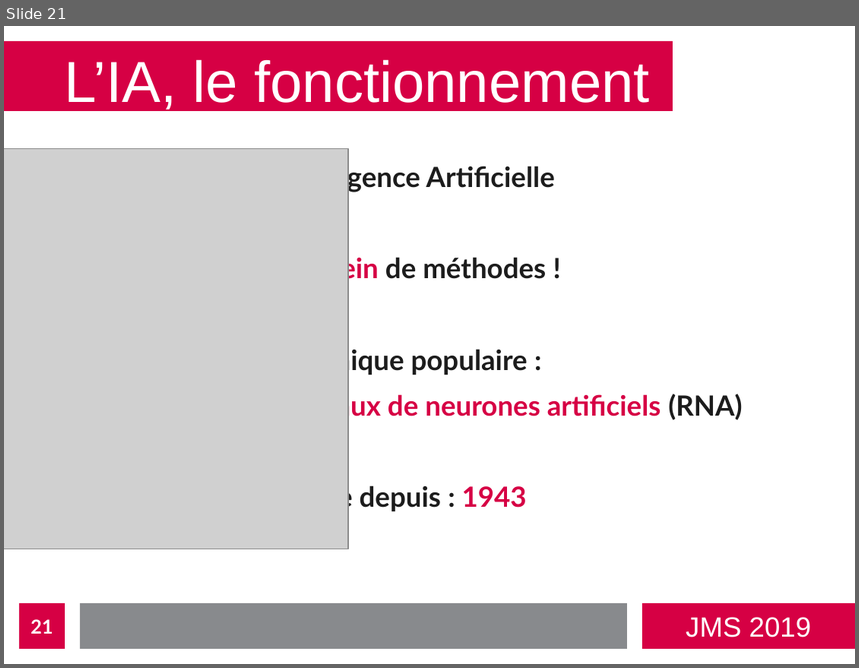
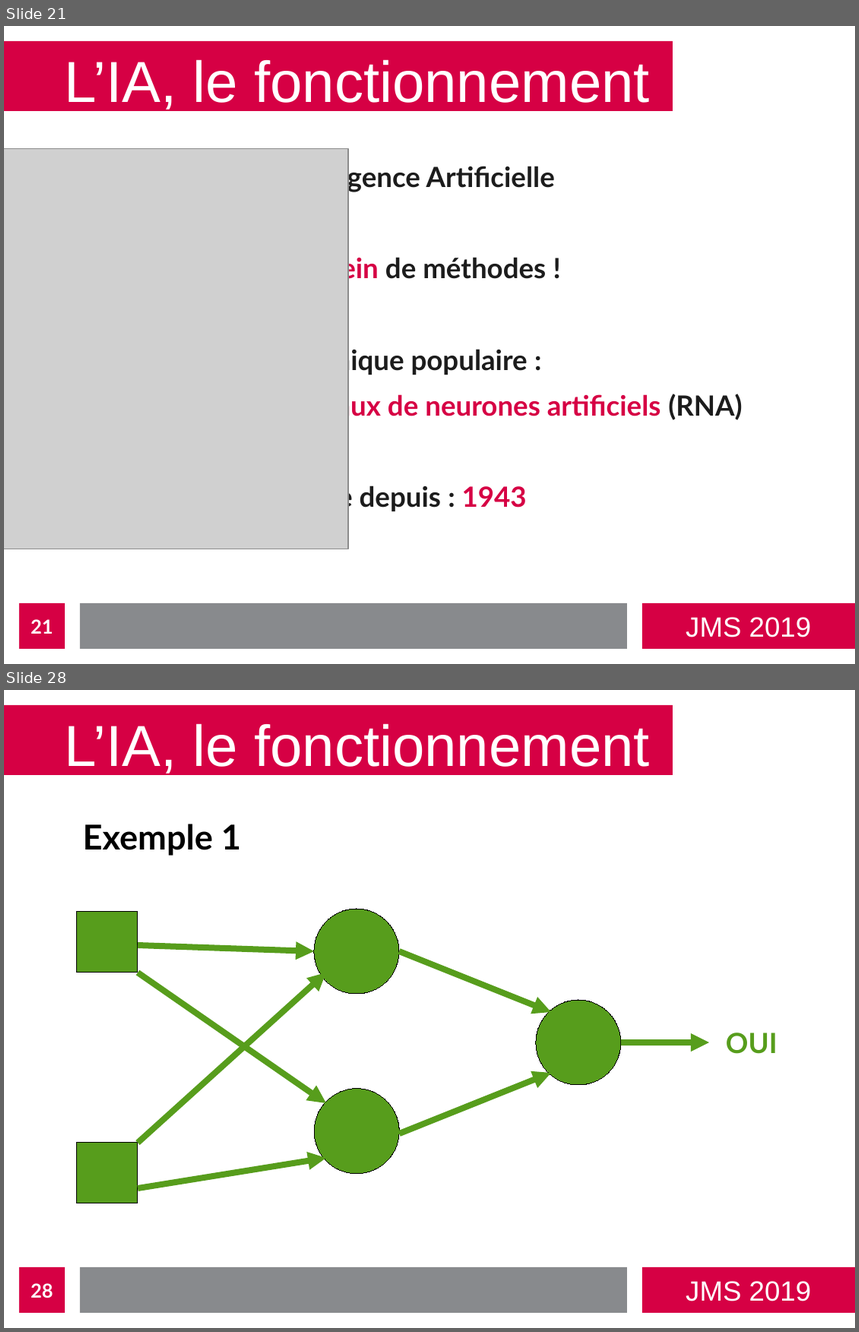
Before and after one commit to bastienvanderplaetse/JMS-2019, a slide deck: presentation.odp. Shown one above the other, each under a label of ours: slide 21 before the commit, slides 21 and 28 after it; the slides between them are not shown. The pictures are 859x668 and 859x1332 pixels, drawn with LibreOffice and Linux fonts; fonts in the diff are those of the drawing; grey boxes stand for pictures. Boxes give left, top, right and bottom in pixels: in the first picture for what was removed or moved away, otherwise in the second. Text is boxed around its words. In the diff, an @@ line names an element or a change of style, - is before the commit and + after.

Commit message:
Exemple RNA

```diff
--- a/presentation.odp
+++ b/presentation.odp
@@ slide 28 added at <box>4,690,855,1328</box>, background #FFFFFF; not listed: 4 template elements that a slide beside it also shows @@
@@ title added at <box>65,723,650,777</box>, 54 pt, text #FFFFFF @@
+L’IA, le fonctionnement
@@ text added at <box>83,824,241,856</box>, 32 pt, text #000000, bold @@
+Exemple 1
@@ rectangle added at <box>77,912,138,973</box>, fill #579D1C, outline #000000 0 pt @@
@@ ellipse added at <box>315,909,399,993</box>, fill #579D1C, outline #000000 0 pt @@
@@ arrow added from (138, 945) to (315, 952), #579D1C 5.67 pt @@
@@ arrow added from (399, 952) to (552, 1012), #579D1C 5.67 pt @@
@@ arrow added from (138, 973) to (326, 1103), #579D1C 5.67 pt @@
@@ arrow added from (138, 1144) to (326, 973), #579D1C 5.67 pt @@
@@ ellipse added at <box>536,1001,621,1085</box>, fill #579D1C, outline #000000 0 pt @@
@@ arrow added from (621, 1043) to (709, 1043), #579D1C 5.67 pt @@
@@ text added at <box>726,1033,778,1054</box>, 26 pt, text #579D1C, bold @@
+OUI
@@ arrow added from (399, 1134) to (552, 1073), #579D1C 5.67 pt @@
@@ ellipse added at <box>315,1088,399,1173</box>, fill #579D1C, outline #000000 0 pt @@
@@ rectangle added at <box>77,1144,138,1205</box>, fill #579D1C, outline #000000 0 pt @@
@@ arrow added from (138, 1189) to (326, 1158), #579D1C 5.67 pt @@
@@ page number added at <box>19,1268,65,1313</box>, fill #D60044, 18 pt, text #FFFFFF, bold @@
+28
```
Also in this commit, not shown: 1 slide changed, 11 other slides added, 2 other files.
